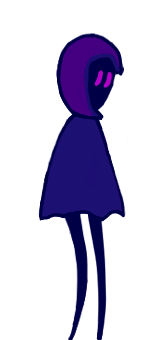
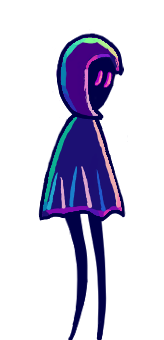
Layered file, before and after one edit (164×340). Changes by layer:
added layer "Warstwa 19" above "Warstwa 9" over box(42, 37, 122, 217)
